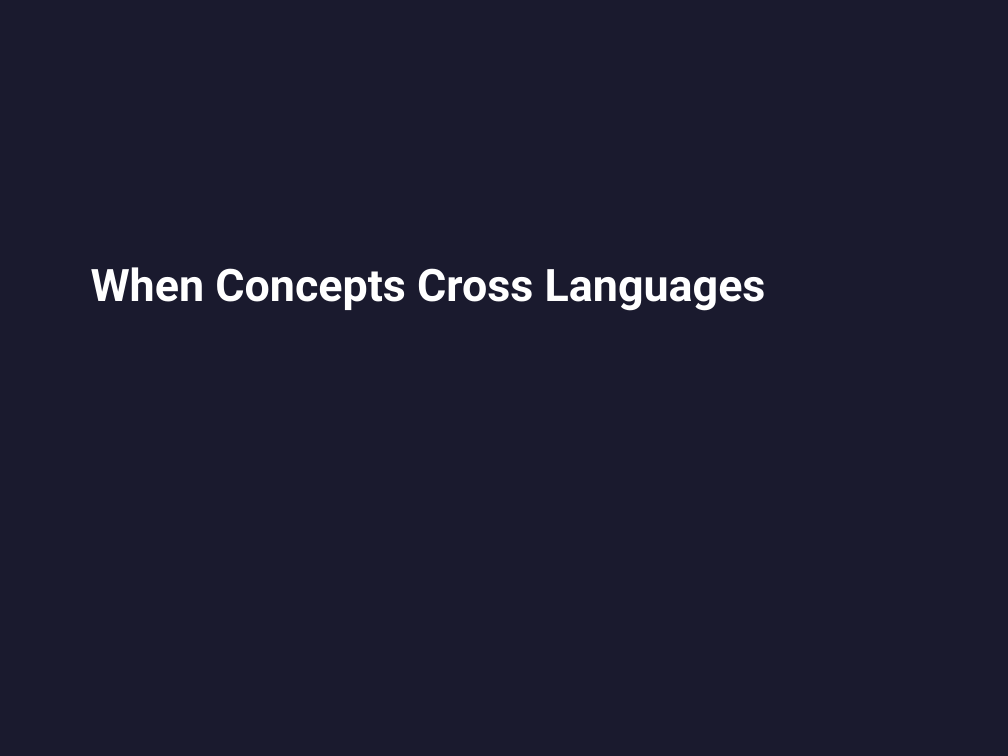
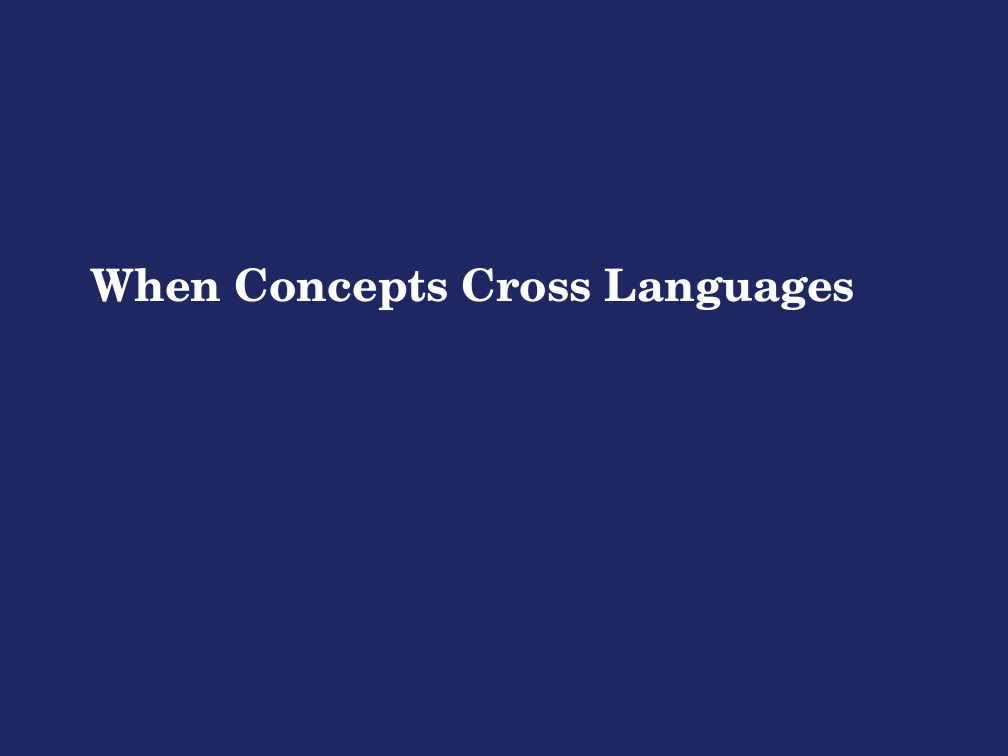
Before and after one commit to jbajaj6/sanskrit_etymology, a slide deck: slide 9 of docs/final_presentation.pptx. Drawn at 1008x756 pixels with LibreOffice and Linux fonts; fonts in the diff are those of the drawing. Boxes give left, top, right and bottom in pixels: in the first picture for what was removed or moved away, otherwise in the second. Text is boxed around its words. In the diff, an @@ line names an element or a change of style, - is before the commit and + after.

```diff
--- a/docs/final_presentation.pptx
+++ b/docs/final_presentation.pptx
@@ background #1A1A2E to #1E2761 @@
@@ text "When Concepts Cross Languages" at [91, 268, 856, 310]: font Roboto to TeX Gyre Schola @@
```
Also in this commit, not shown: 12 other slides changed, 1 other file.
